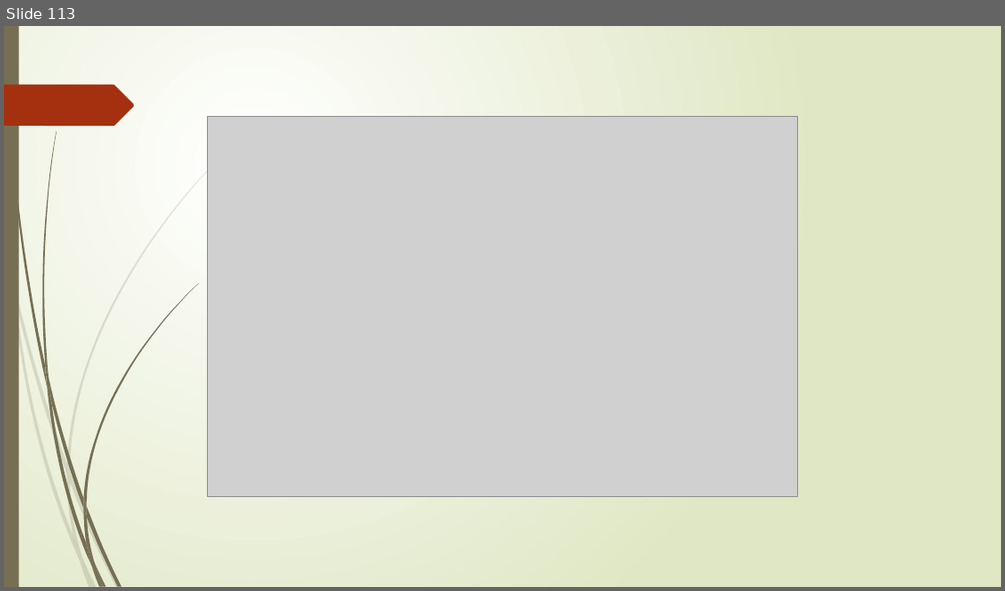
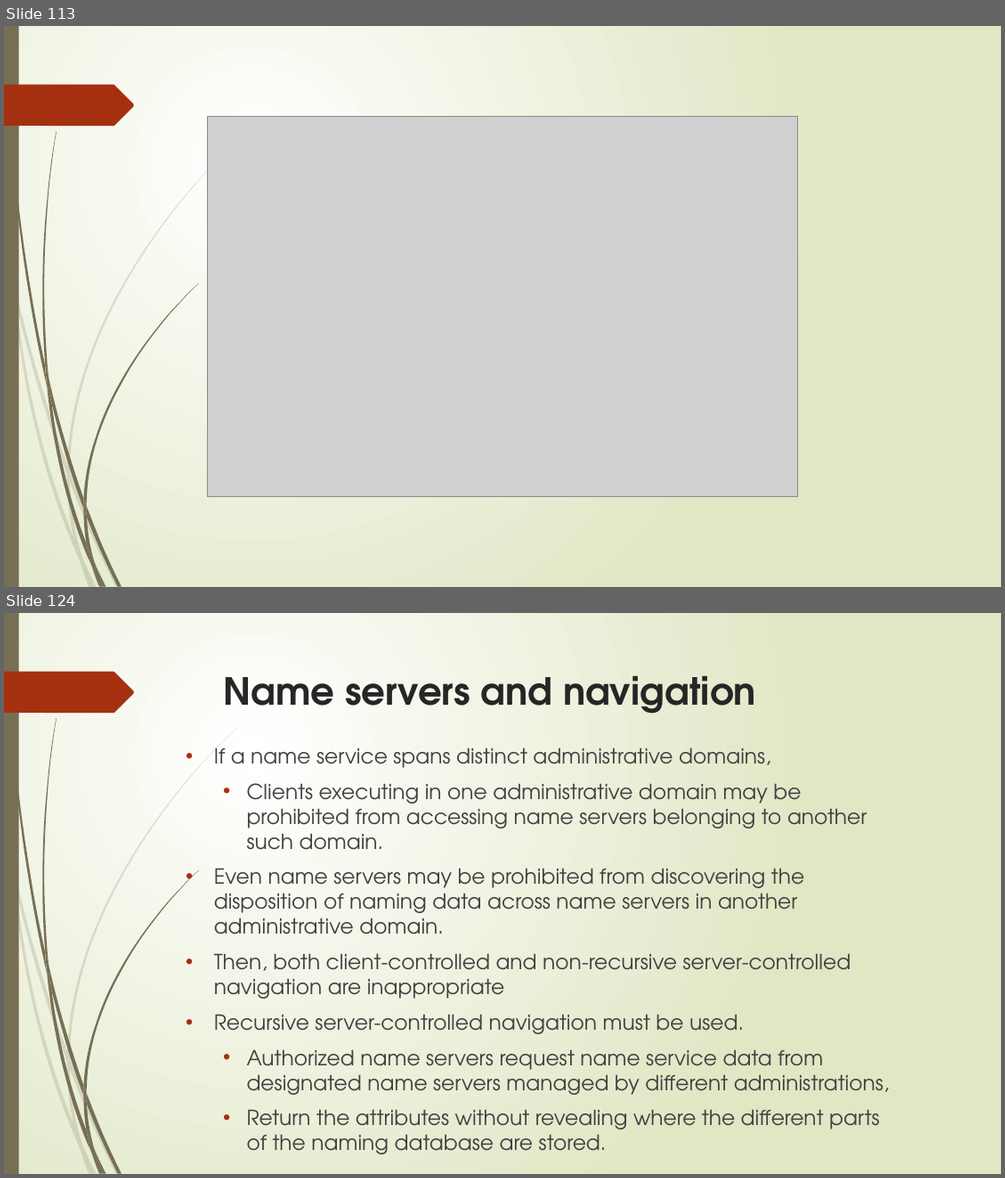
Before and after one commit to sanjayshimoga/nmit-distributed_systems, a slide deck: DISTRIBUTED FILE SYSTEMS.pptx. Shown one above the other, each under a label of ours: slide 113 before the commit, slides 113 and 124 after it; the slides between them are not shown. The pictures are 1005x591 and 1005x1178 pixels, drawn with LibreOffice and Linux fonts; fonts in the diff are those of the drawing; grey boxes stand for pictures. Boxes give left, top, right and bottom in pixels: in the first picture for what was removed or moved away, otherwise in the second. Text is boxed around its words. In the diff, an @@ line names an element or a change of style, - is before the commit and + after.

```diff
--- a/DISTRIBUTED FILE SYSTEMS.pptx
+++ b/DISTRIBUTED FILE SYSTEMS.pptx
@@ slide 124 added at [4, 613, 1001, 1174], background gradient #FFFFFF to #DFE8C4; not listed: 24 template elements that a slide beside it also shows @@
@@ title added at [224, 675, 756, 714], 36 pt, text #262626, bold @@
+Name servers and navigation
@@ text added at [214, 747, 890, 1154], 20 pt, text #404040 @@
+• If a name service spans distinct administrative domains,
+  • Clients executing in one administrative domain may be prohibited from accessing name servers belonging to another such domain.
+• Even name servers may be prohibited from discovering the disposition of naming data across name servers in another administrative domain.
+• Then, both client-controlled and non-recursive server-controlled navigation are inappropriate
+• Recursive server-controlled navigation must be used.
+  • Authorized name servers request name service data from designated name servers managed by different administrations,
+  • Return the attributes without revealing where the different parts of the naming database are stored.
```
Also in this commit, not shown: 12 other slides added, 2 other files.
